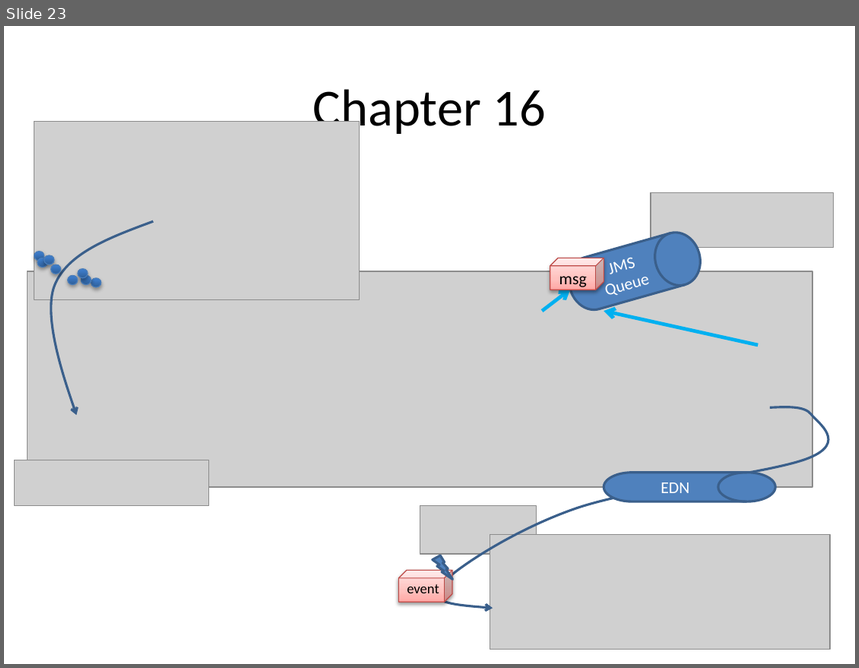
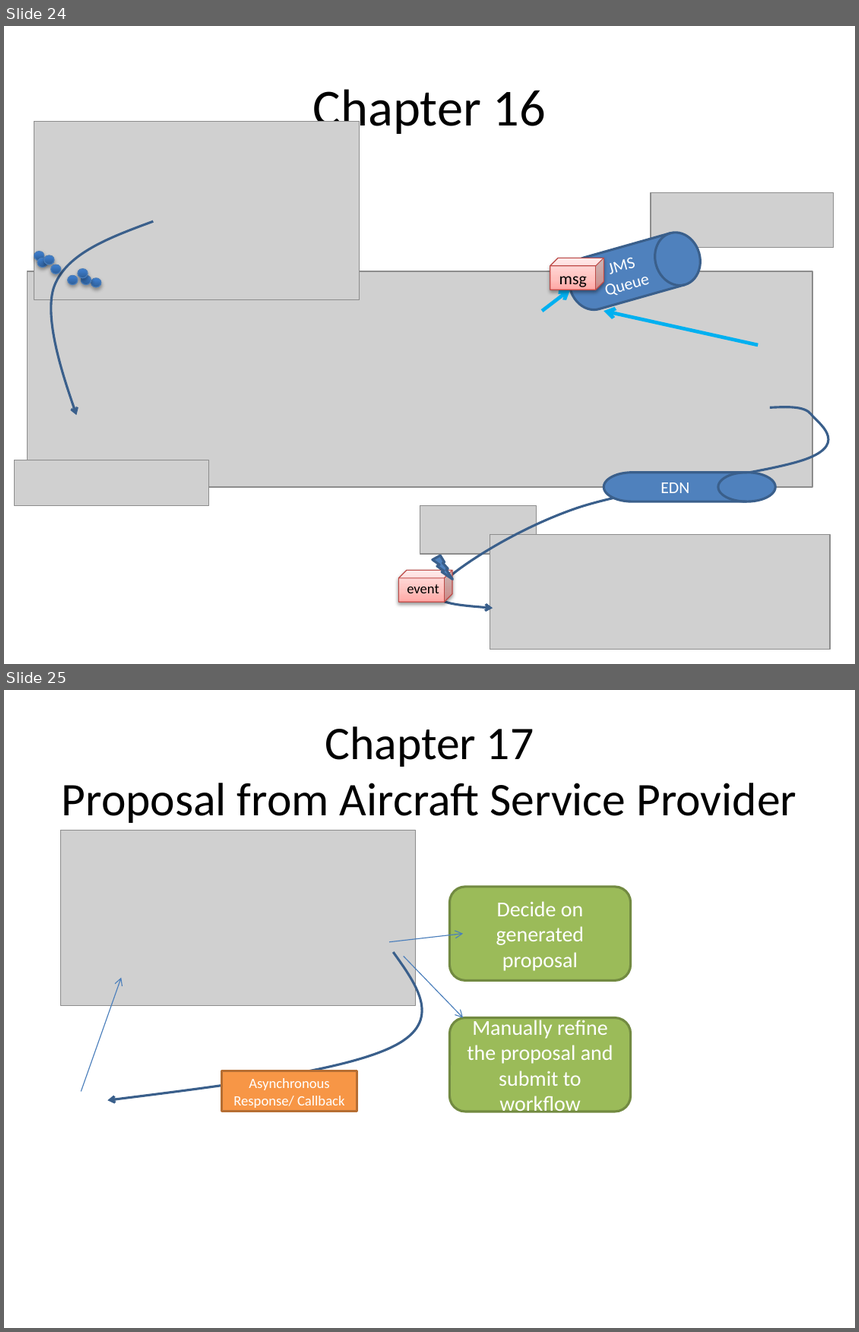
Before and after one commit to lucasjellema/soasuitehandbook, a slide deck: ChapterOverviews_picturesOfService.pptx. Shown one above the other, each under a label of ours: slide 23 before the commit, slides 24 and 25 after it. The pictures are 859x668 and 859x1332 pixels, drawn with LibreOffice and Linux fonts; fonts in the diff are those of the drawing; grey boxes stand for pictures. Boxes give left, top, right and bottom in pixels: in the first picture for what was removed or moved away, otherwise in the second. Text is boxed around its words. In the diff, an @@ line names an element or a change of style, - is before the commit and + after.

```diff
--- a/ChapterOverviews_picturesOfService.pptx
+++ b/ChapterOverviews_picturesOfService.pptx
@@ slide 25 added at (4,690,855,1328), background #FFFFFF @@
@@ title added at (62,726,797,823), 39.6 pt, text #000000 @@
+Chapter 17
+Proposal from Aircraft Service Provider
@@ picture added at (61,831,416,1006) @@
@@ rounded rectangle added at (450,887,631,980), fill #9BBB59, outline #738A42 2 pt, 18 pt, text #FFFFFF @@
+Decide on generated proposal
@@ arrow added from (389, 942) to (463, 933), #4B7EBC 0.75 pt @@
@@ freeform shape added at (108,952,422,1100), outline #3A5F8C 2 pt @@
@@ arrow added from (403, 957) to (463, 1018), #4B7EBC 0.75 pt @@
@@ arrow added from (82, 1092) to (122, 978), #4B7EBC 0.75 pt @@
@@ rounded rectangle added at (450,1018,631,1111), fill #9BBB59, outline #738A42 2 pt, 18 pt, text #FFFFFF @@
+Manually refine the proposal and submit to workflow
@@ rectangle added at (222,1072,357,1111), fill #F79646, outline #B76F34 2 pt, 12 pt, text #FFFFFF @@
+Asynchronous Response/ Callback
@@ what was slide 23 is now slide 24 @@
```
Also in this commit, not shown: 7 other slides added, 1 slide removed, 3 other files.
